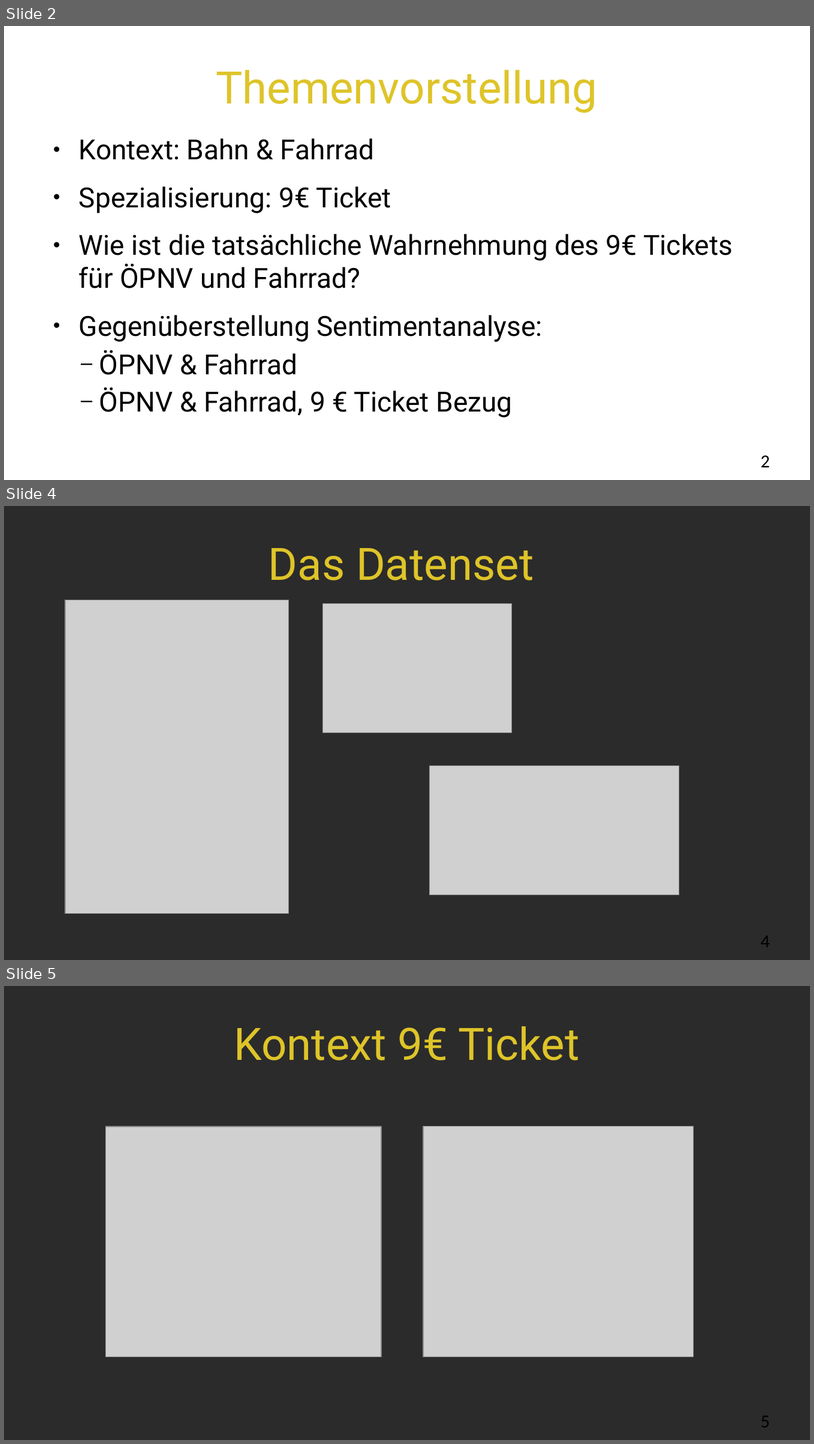
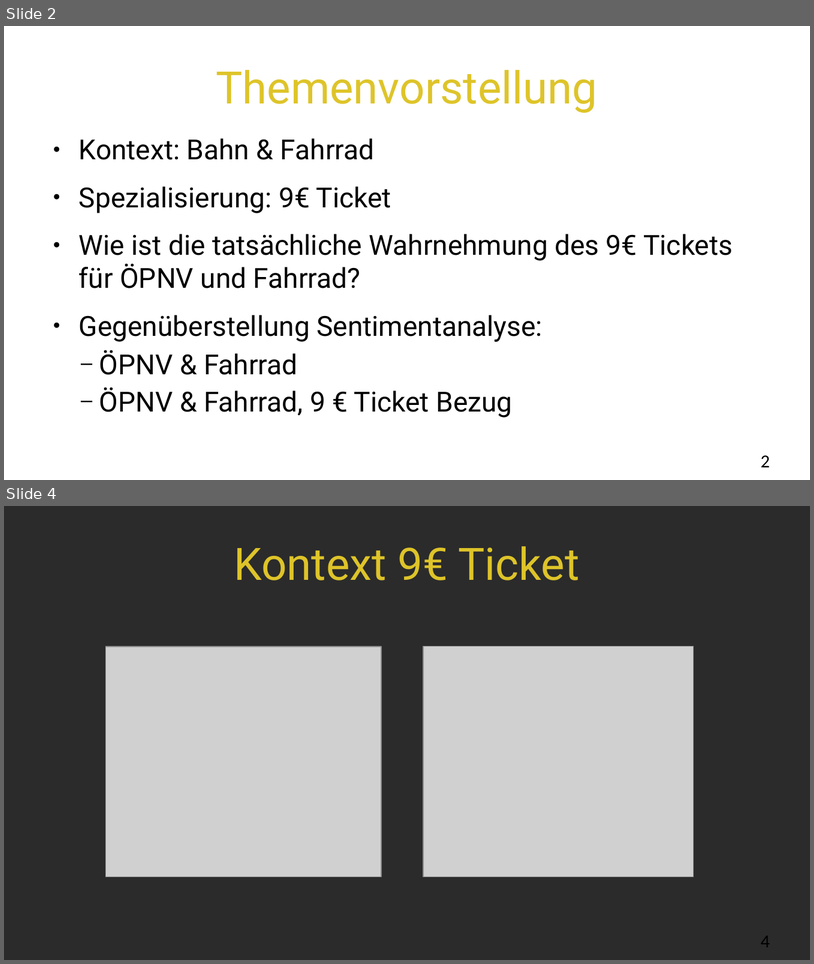
Before and after one commit to ohneBohne/Data_Challenges, a slide deck: Endpräsentation_Fahrrad&Bahn.pptx. Shown one above the other, each under a label of ours: slides 2, 4 and 5 before the commit, slides 2 and 4 after it; the slides between them are not shown. The pictures are 814x1444 and 814x964 pixels, drawn with LibreOffice and Linux fonts; fonts in the diff are those of the drawing; grey boxes stand for pictures; background and template pictures are left out; a plain dark background stands for a picture behind light text. Boxes give left, top, right and bottom in pixels: in the first picture for what was removed or moved away, otherwise in the second. Text is boxed around its words. In the diff, an @@ line names an element or a change of style, - is before the commit and + after.

```diff
--- a/Endpräsentation_Fahrrad&Bahn.pptx
+++ b/Endpräsentation_Fahrrad&Bahn.pptx
@@ slide 4 removed at (4,506,810,960), background picture (left out) @@
@@ title removed at (269,548,534,580) @@
-Das Datenset
@@ picture removed at (65,600,290,913) @@
@@ picture removed at (323,603,512,733) @@
@@ picture removed at (430,766,680,895) @@
@@ page number removed at (761,936,770,947) @@
-4
@@ what was slide 5 is now slide 4 @@
@@ page number at (761,936,770,947): text changed @@
-5
+4
```
Also in this commit, not shown: 2 slides changed, 1 slide added.
